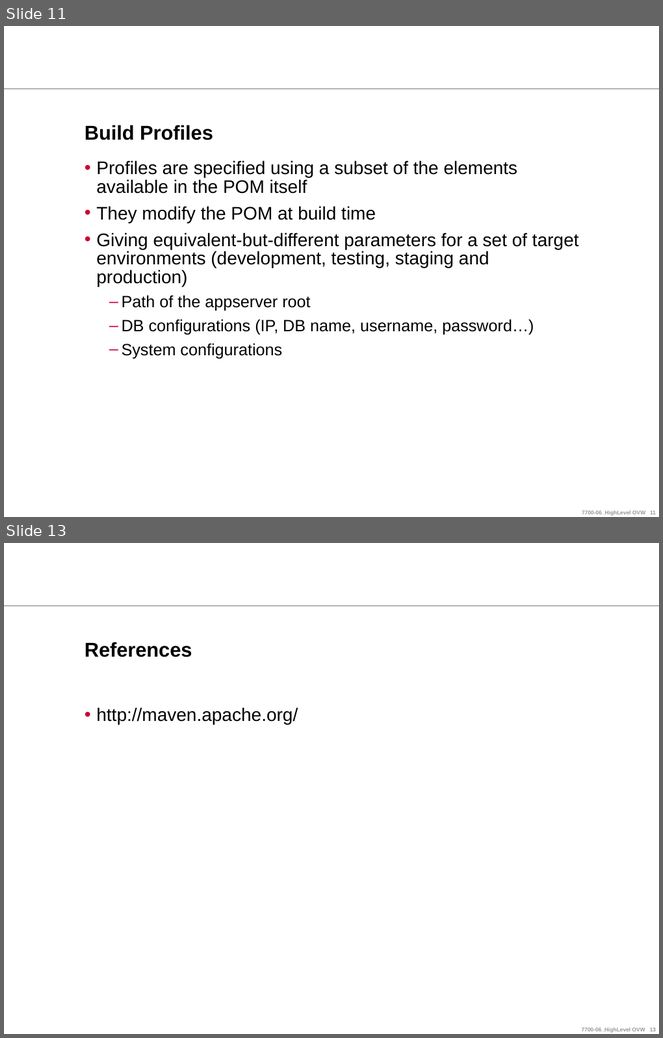
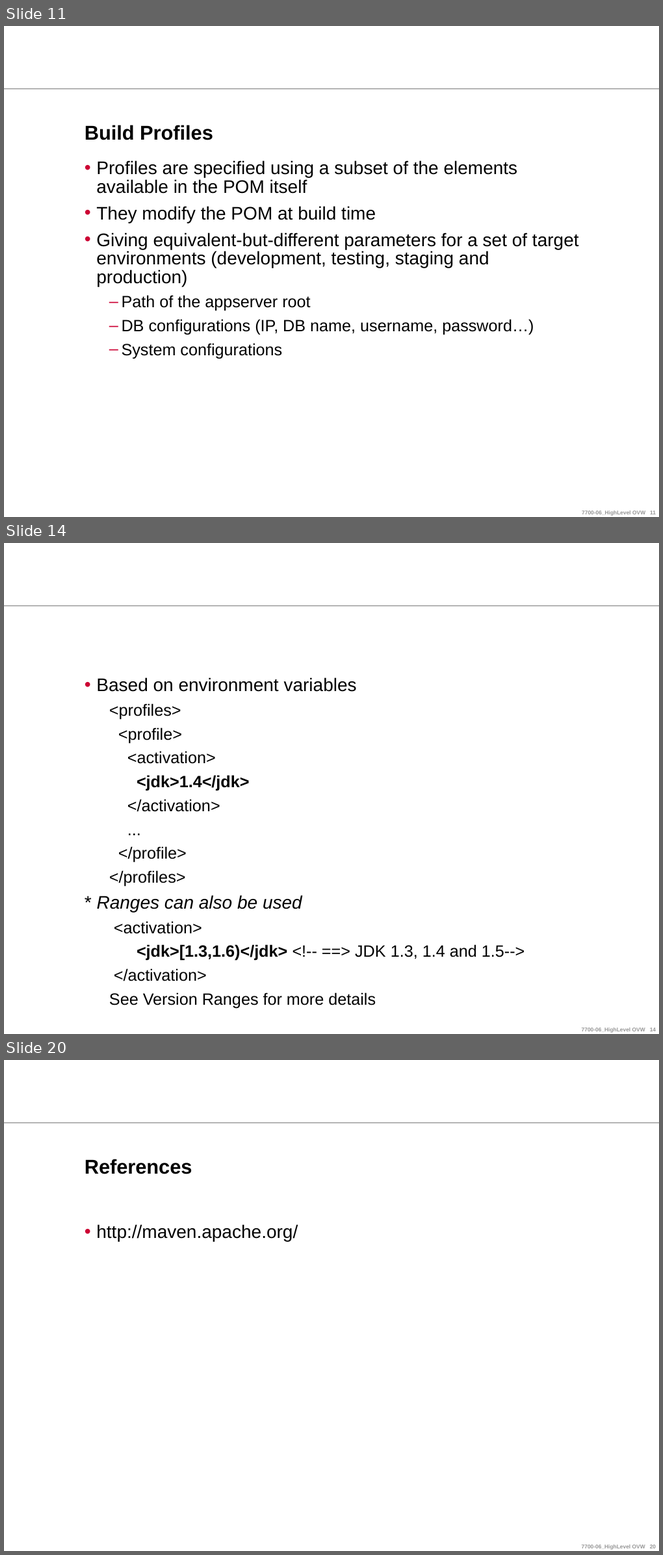
Before and after one commit to ndlongit/longnd-data, a slide deck: Document/Tutorial/[Presentation] Maven.ppt. Shown one above the other, each under a label of ours: slides 11 and 13 before the commit, slides 11, 14 and 20 after it; the slides between them are not shown. The pictures are 663x1038 and 663x1555 pixels, drawn with LibreOffice and Linux fonts; fonts in the diff are those of the drawing; background and template pictures are left out. Boxes give left, top, right and bottom in pixels: in the first picture for what was removed or moved away, otherwise in the second. Text is boxed around its words. In the diff, an @@ line names an element or a change of style, - is before the commit and + after.

```diff
--- a/Document/Tutorial/[Presentation] Maven.ppt
+++ b/Document/Tutorial/[Presentation] Maven.ppt
@@ slide 14 added at bbox=[4, 543, 659, 1034], background #FFFFFF; not listed: 2 template elements that a slide beside it also shows @@
@@ text added at bbox=[96, 678, 525, 1009], 18 pt, text #000000 @@
+• Based on environment variables
+  <profiles>
+  <profile>
+  <activation>
+  <jdk>1.4</jdk>
+  </activation>
+  ...
+  </profile>
+  </profiles>
+* Ranges can also be used
+  <activation>
+  <jdk>[1.3,1.6)</jdk> <!-- ==> JDK 1.3, 1.4 and 1.5-->
+  </activation>
+  See Version Ranges for more details
@@ what was slide 13 is now slide 20 @@
```
Also in this commit, not shown: 1 slide changed, 6 other slides added.
